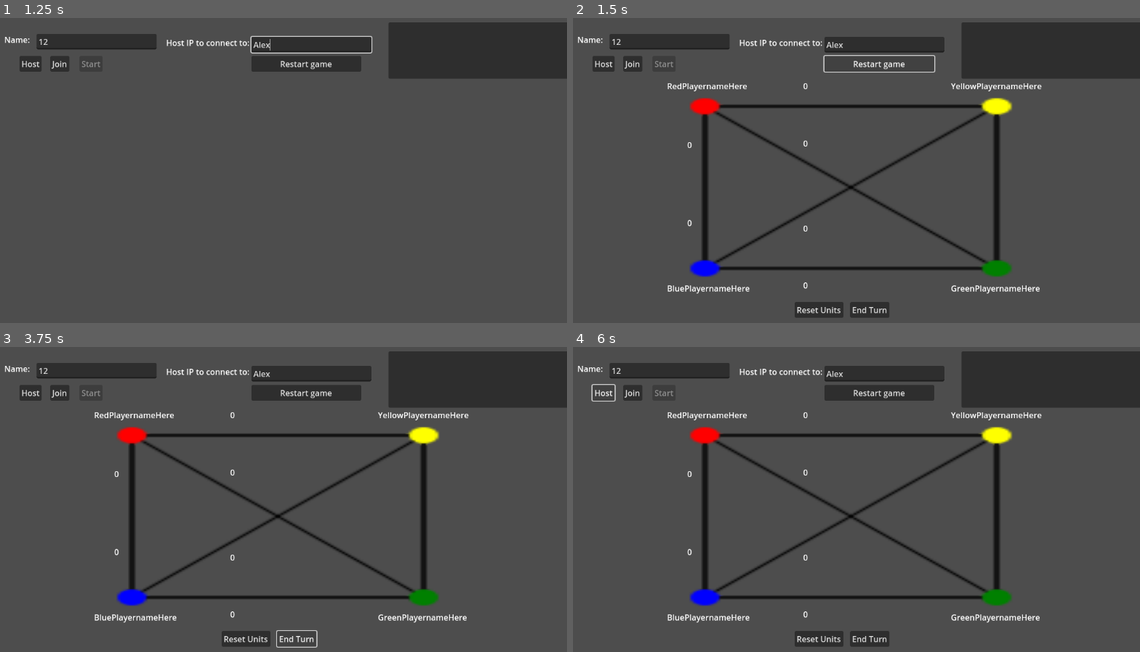
Above: before the commit, frames 1-4 (two rows, left to right).
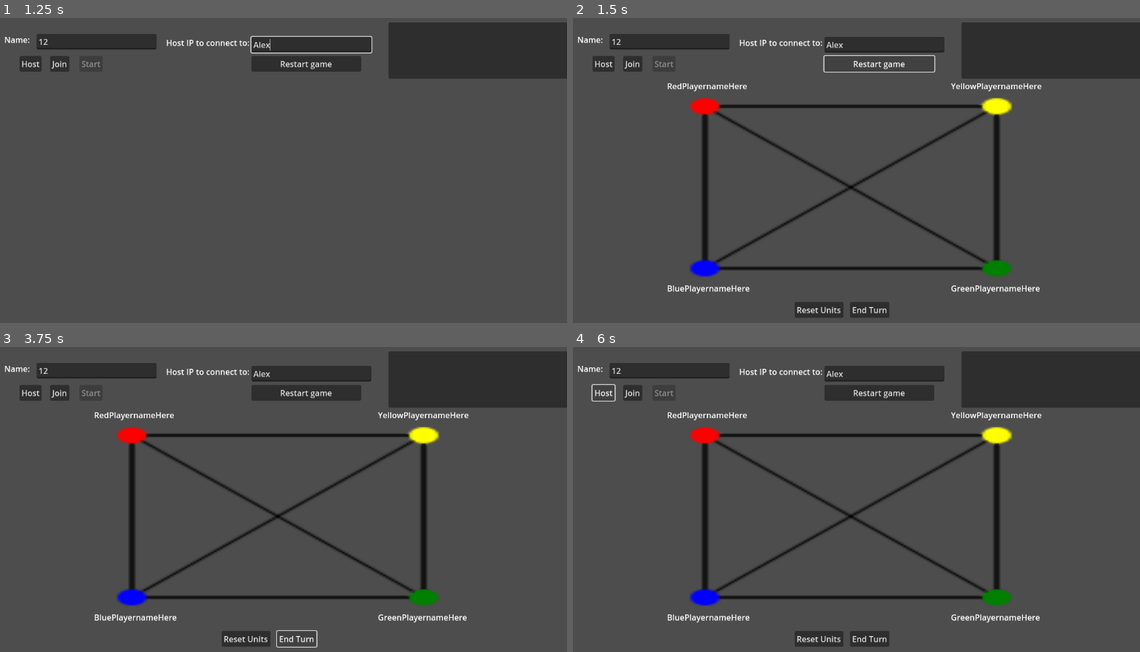
Above: after the commit, the same moments.

Repository: OneWhoLepps/TribalDynamics
Game: Godot game, scene res://Scenes/TutorialLobbyScene.tscn
The game is run twice, just before and just after one commit, with the same random seed, the same clock (stepped at 60 frames per second) and the same inputs.
Inputs (mouse positions are in pixels of both pictures, inside the frame that each line leads up to):
- Up to frame 1 (1.25 s): click (96, 42) at 0.52 s; type "12" at 0.6 s; click (311, 45) at 0.75 s; type "Alex" at 0.83 s
- Up to frame 2 (1.5 s): click "Restart game" at 1.25 s
- Up to frame 3 (3.75 s): click "Restart game" at 2 s; click "Restart game" at 2.75 s; click "End Turn" at 3.5 s
- Up to frame 4 (6 s): click "End Turn" at 4.25 s; click "End Turn" at 5 s; click "Host" at 5.75 s

Frame 1 is identical in both runs. In frame 2, less than 0.1% of the frame differs, in the area x 20-42%, y 21-89%; in frame 3, less than 0.1%; in frame 4, less than 0.1%.

Commit message:
Fix start/restart for 4 players
-redo rpc calls to start game/end game with 4 players so we dont draw the board and controls multiple times unecessarily

Diff:
--- a/Scenes/GameBoard.tscn
+++ b/Scenes/GameBoard.tscn
@@ -138,6 +138,7 @@
 text = "RedPlayernameHere"
 
 [node name="RoYCount" type="Label" parent="PlayerRed"]
+visible = false
 layout_mode = 0
 offset_left = 218.5
 offset_top = -35.0
@@ -146,6 +147,7 @@
 text = "0"
 
 [node name="RoGCount" type="Label" parent="PlayerRed"]
+visible = false
 layout_mode = 0
 offset_left = 218.5
 offset_top = 79.0
@@ -154,6 +156,7 @@
 text = "0"
 
 [node name="RoBCount" type="Label" parent="PlayerRed"]
+visible = false
 layout_mode = 0
 offset_left = -11.5
 offset_top = 82.0
@@ -410,6 +413,7 @@
 text = "BluePlayernameHere"
 
 [node name="BoYCount" type="Label" parent="PlayerBlue"]
+visible = false
 layout_mode = 0
 offset_left = 218.5
 offset_top = -75.0
@@ -418,6 +422,7 @@
 text = "0"
 
 [node name="BoGCount" type="Label" parent="PlayerBlue"]
+visible = false
 layout_mode = 0
 offset_left = 218.5
 offset_top = 38.0
@@ -426,6 +431,7 @@
 text = "0"
 
 [node name="BoRCount" type="Label" parent="PlayerBlue"]
+visible = false
 layout_mode = 0
 offset_left = -11.5
 offset_top = -86.0
--- a/Scenes/TutorialMultiplayerController.gd
+++ b/Scenes/TutorialMultiplayerController.gd
@@ -56,27 +56,21 @@
 
 func _on_start_game_button_down():
 	if multiplayer.is_server():
-		start_game.rpc()  # Start the game for everyone
+		start_game.rpc()
 
-@rpc("authority")
+@rpc("any_peer", "call_local")
 func start_game():
 	var scene = preload("res://Scenes/GameBoard.tscn").instantiate()
 	scene.name = "GameBoard"
 	get_tree().root.add_child(scene)
 
-	start_game_on_clients.rpc()
+	#start_game_on_clients.rpc()
 #
-#@rpc("any_peer", "call_local")
-#func StartGame():
-	#var scene = load("res://Scenes/GameBoard.tscn").instantiate()
-	#GameManager.PlayersToRefreshTo = GameManager.Players.duplicate(true)
+#@rpc("any_peer")
+#func start_game_on_clients():
+	#var scene = preload("res://Scenes/GameBoard.tscn").instantiate()
+	#scene.name = "GameBoard"
 	#get_tree().root.add_child(scene)
-
-@rpc("any_peer")  # Or "any_peer" if you're not using authority roles
-func start_game_on_clients():
-	var scene = preload("res://Scenes/GameBoard.tscn").instantiate()
-	scene.name = "GameBoard"
-	get_tree().root.add_child(scene)
 
 @rpc("any_peer", "call_local")
 func RemoveColorFromUnassignedList():
@@ -178,10 +172,9 @@
 	if(multiplayer.get_unique_id() == 1):
 		request_restart_game.rpc_id(1)  # Call to authority (usually peer 1)
 
-# Host/client calls this to request a restart (everyone will do it)
-@rpc("any_peer", "call_local")  # Only runs on the server/host
+@rpc("any_peer", "call_local")
 func request_restart_game():
-	restart_game.rpc()  # Call the actual restart on *all* peers
+	restart_game.rpc()
 
 @rpc("any_peer", "call_local")
 func restart_game():
